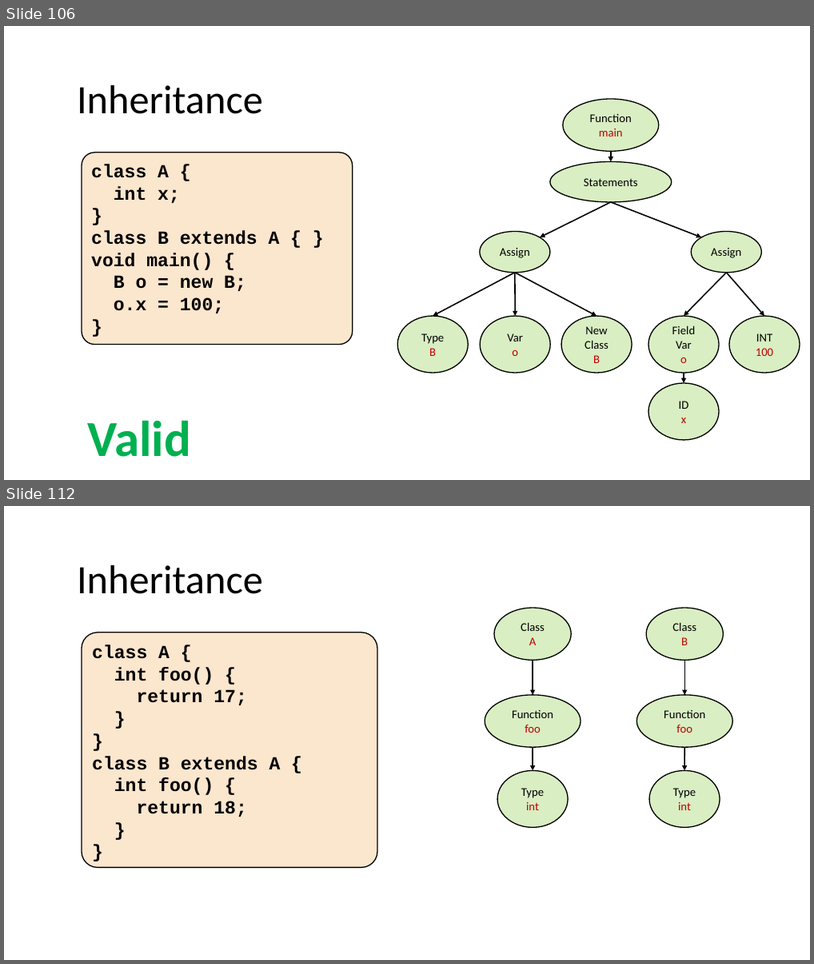
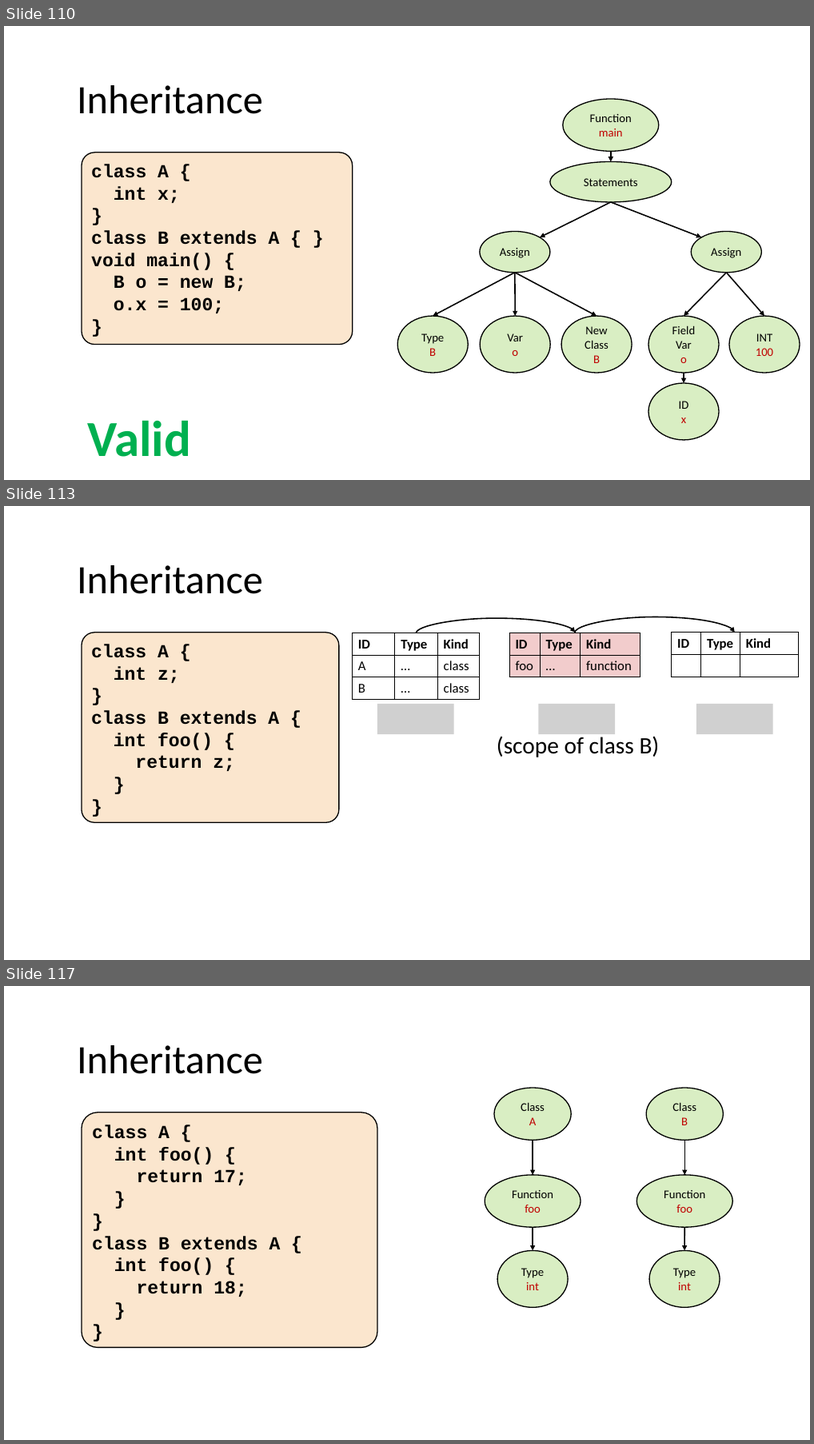
Before and after one commit to nivshani/compilation, a slide deck: slides/semantic.pptx. Shown one above the other, each under a label of ours: slides 106 and 112 before the commit, slides 110, 113 and 117 after it; the slides between them are not shown. The pictures are 814x964 and 814x1444 pixels, drawn with LibreOffice and Linux fonts; fonts in the diff are those of the drawing; grey boxes stand for pictures. Boxes give left, top, right and bottom in pixels: in the first picture for what was removed or moved away, otherwise in the second. Text is boxed around its words. In the diff, an @@ line names an element or a change of style, - is before the commit and + after.

```diff
--- a/slides/semantic.pptx
+++ b/slides/semantic.pptx
@@ slide 113 added at [4,506,810,960], background #FFFFFF @@
@@ text added at [77,565,263,594], 48 pt, text #000000 @@
+Inheritance
@@ curved arrow added from (417, 633) to (576, 632), #000000 1.5 pt @@
@@ curved arrow added from (575, 632) to (735, 632), #000000 1.5 pt @@
@@ rounded rectangle added at [82,632,339,822], fill #FBE6CE, outline #000000 1.25 pt, 22 pt, text #000000, bold @@
+class A {
+int z;
+}
+class B extends A {
+int foo() {
+return z;
+}
+}
@@ table added at [353,632,480,699], 3 rows, 3 columns @@
+ID | Type | Kind
+A | … | class
+B | … | class
@@ table added at [510,632,641,676], 2 rows, 3 columns @@
+ID | Type | Kind
+foo | … | function
@@ table added at [672,632,799,676], 2 rows, 3 columns @@
+ID | Type | Kind
+ |  | 
@@ picture added at [378,704,454,734] @@
@@ picture added at [538,704,616,734] @@
@@ picture added at [697,704,774,734] @@
@@ text added at [497,733,660,757], 28 pt, text #000000 @@
+(scope of class B)
@@ what was slide 106 is now slide 110 @@
@@ what was slide 112 is now slide 117 @@
```
Also in this commit, not shown: 13 slides changed, 9 other slides added, 8 slides removed, 1 other file.
